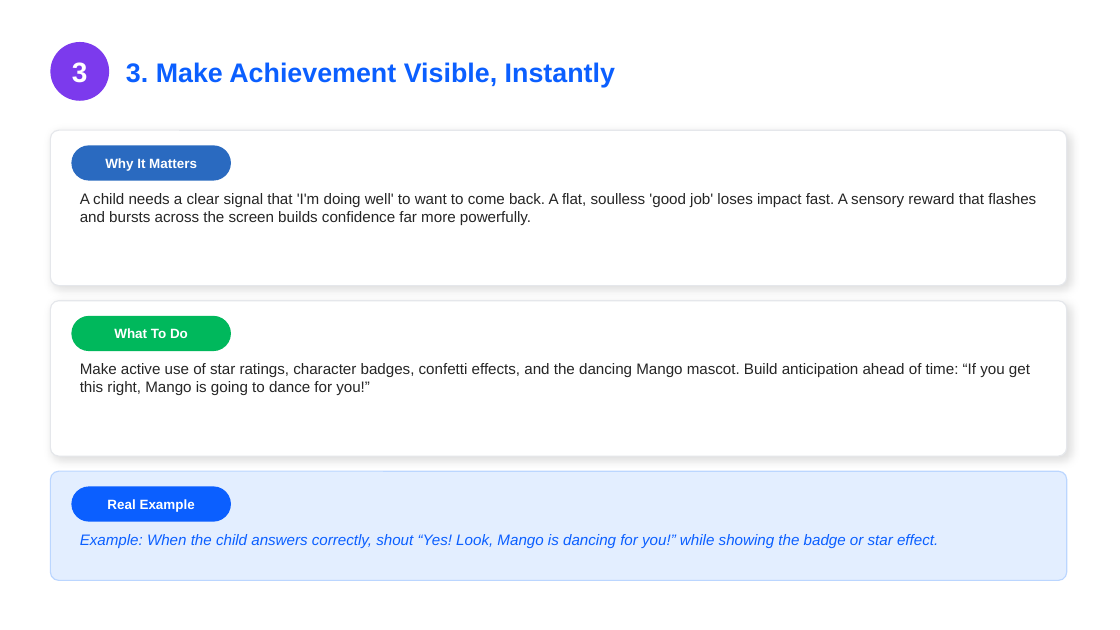
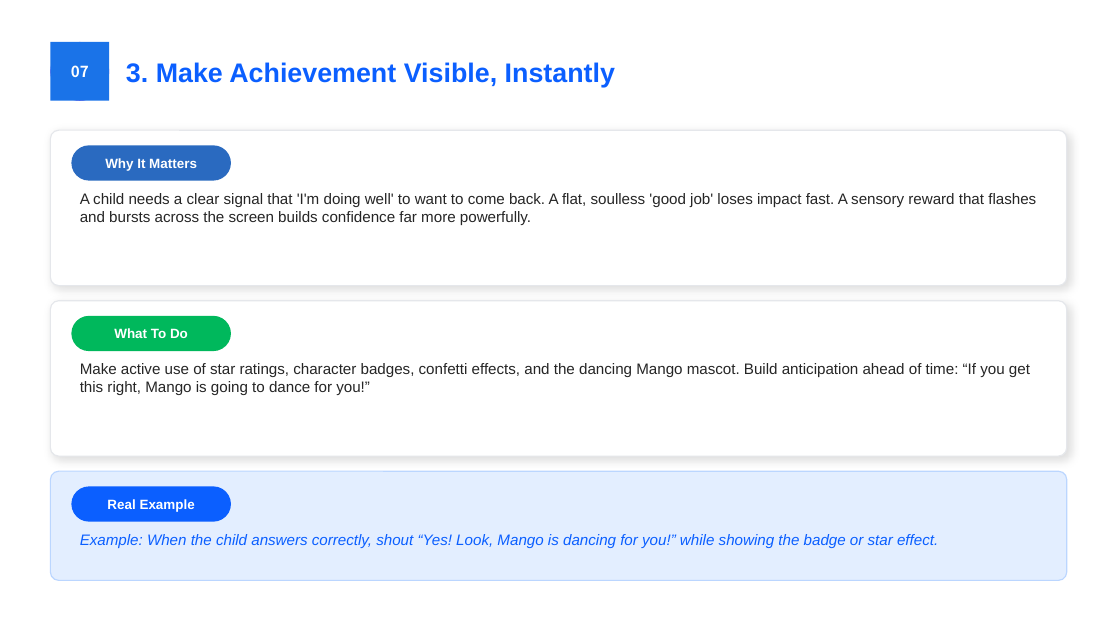
Before and after one commit to navy111p-sudo/mangoiweb, a slide deck: slide 9 of cloudflare-deploy/public/library/teacher/train-en.pptx (slide 8 before the commit). Drawn at 1120x630 pixels with LibreOffice and Linux fonts; fonts in the diff are those of the drawing. Boxes give left, top, right and bottom in pixels: in the first picture for what was removed or moved away, otherwise in the second. Text is boxed around its words. In the diff, an @@ line names an element or a change of style, - is before the commit and + after.

```diff
--- a/cloudflare-deploy/public/library/teacher/train-en.pptx
+++ b/cloudflare-deploy/public/library/teacher/train-en.pptx
@@ rectangle "07": place and size @@
-rectangle "07" at bbox=[72, 62, 88, 83]
+rectangle "07" at bbox=[50, 42, 109, 101]
@@ rectangle "07" at bbox=[50, 42, 109, 101]: fill none to #1A73E8 @@
@@ text in rectangle at bbox=[71, 65, 89, 77]: text changed; size 24 to 13 pt; font Arial to Noto Sans CJK KR @@
-3
+07
```
Also in this commit, not shown: 18 other slides changed, 1 slide added, 1 other file.
